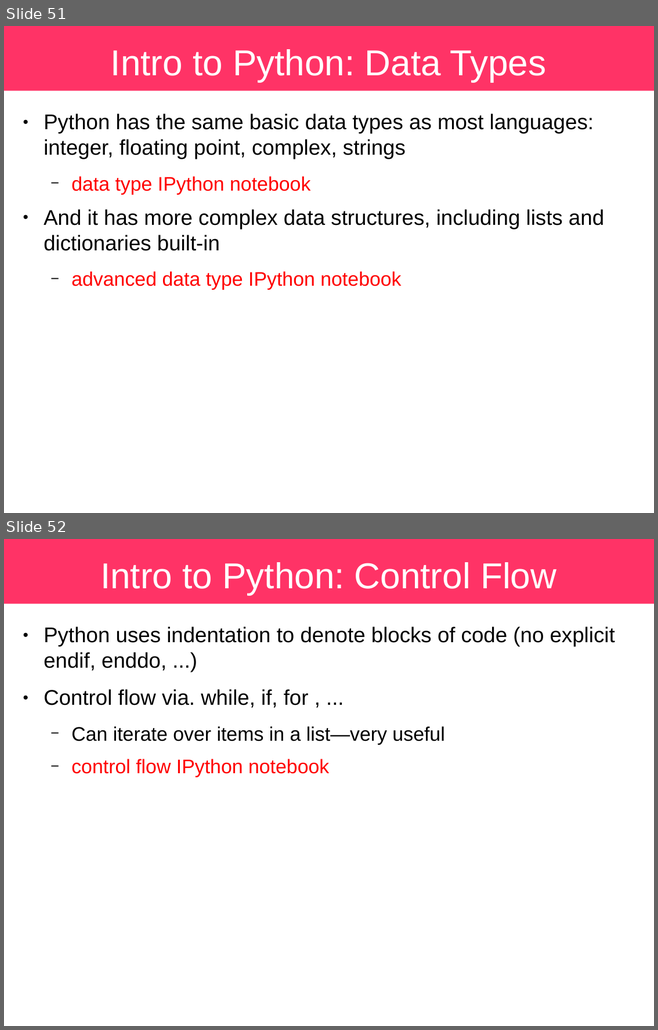
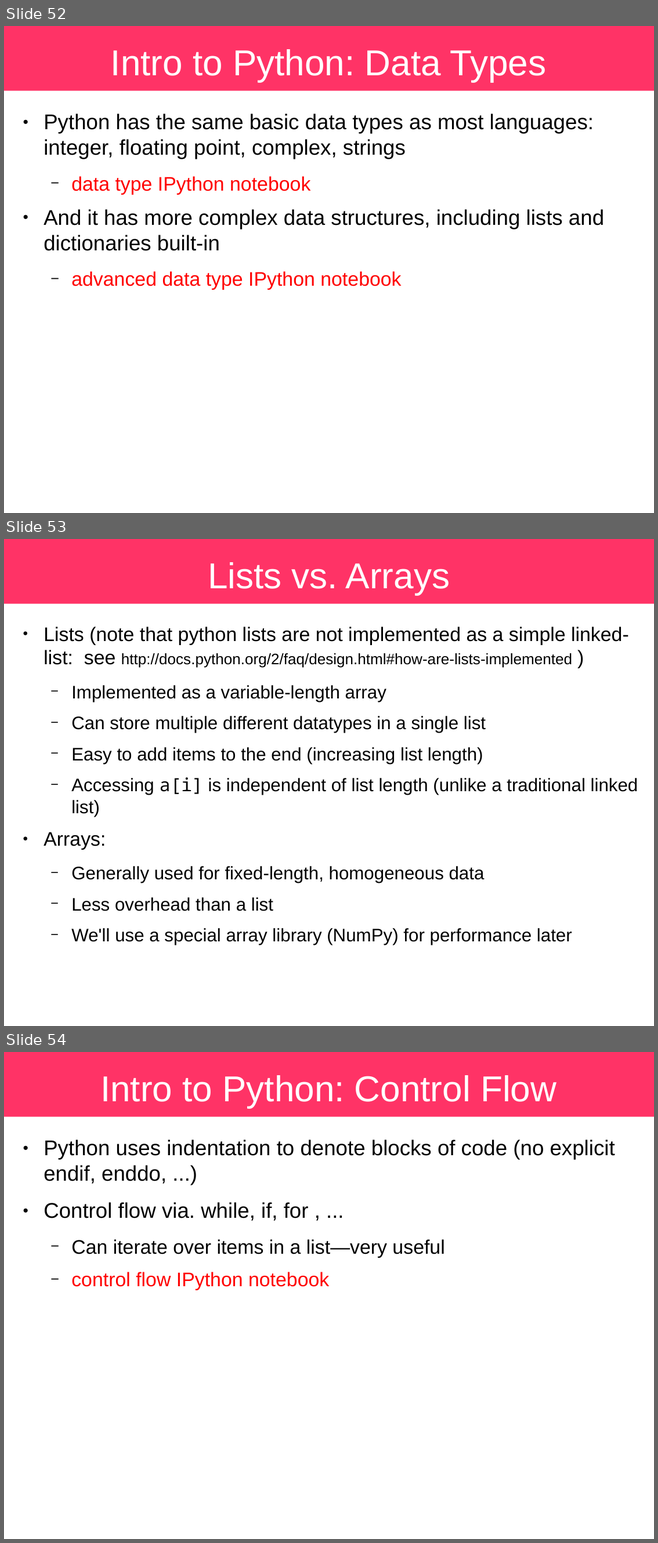
Before and after one commit to sbu-python-class/python-science, a slide deck: lectures/01-python/python.odp. Shown one above the other, each under a label of ours: slides 51 and 52 before the commit, slides 52, 53 and 54 after it. The pictures are 658x1030 and 658x1543 pixels, drawn with LibreOffice and Linux fonts; fonts in the diff are those of the drawing. Boxes give left, top, right and bottom in pixels: in the first picture for what was removed or moved away, otherwise in the second. Text is boxed around its words. In the diff, an @@ line names an element or a change of style, - is before the commit and + after.

```diff
--- a/lectures/01-python/python.odp
+++ b/lectures/01-python/python.odp
@@ slide 53 added at [4,539,654,1026], background #FFFFFF; not listed: 1 template element that a slide beside it also shows @@
@@ title added at [208,562,449,595], 44 pt, text #FFFFFF @@
+Lists vs. Arrays
@@ text added at [43,627,638,946], 22.2 pt, text #000000 @@
+● Lists (note that python lists are not implemented as a simple linked-list: see http://docs.python.org/2/faq/design.html#how-are-lists-implemented )
+  − Implemented as a variable-length array
+  − Can store multiple different datatypes in a single list
+  − Easy to add items to the end (increasing list length)
+  − Accessing a[i] is independent of list length (unlike a traditional linked list)
+● Arrays:
+  − Generally used for fixed-length, homogeneous data
+  − Less overhead than a list
+  − We'll use a special array library (NumPy) for performance later
@@ what was slide 51 is now slide 52 @@
@@ what was slide 52 is now slide 54 @@
```
Also in this commit, not shown: 1 slide changed, 2 other slides added, 2 other files.
